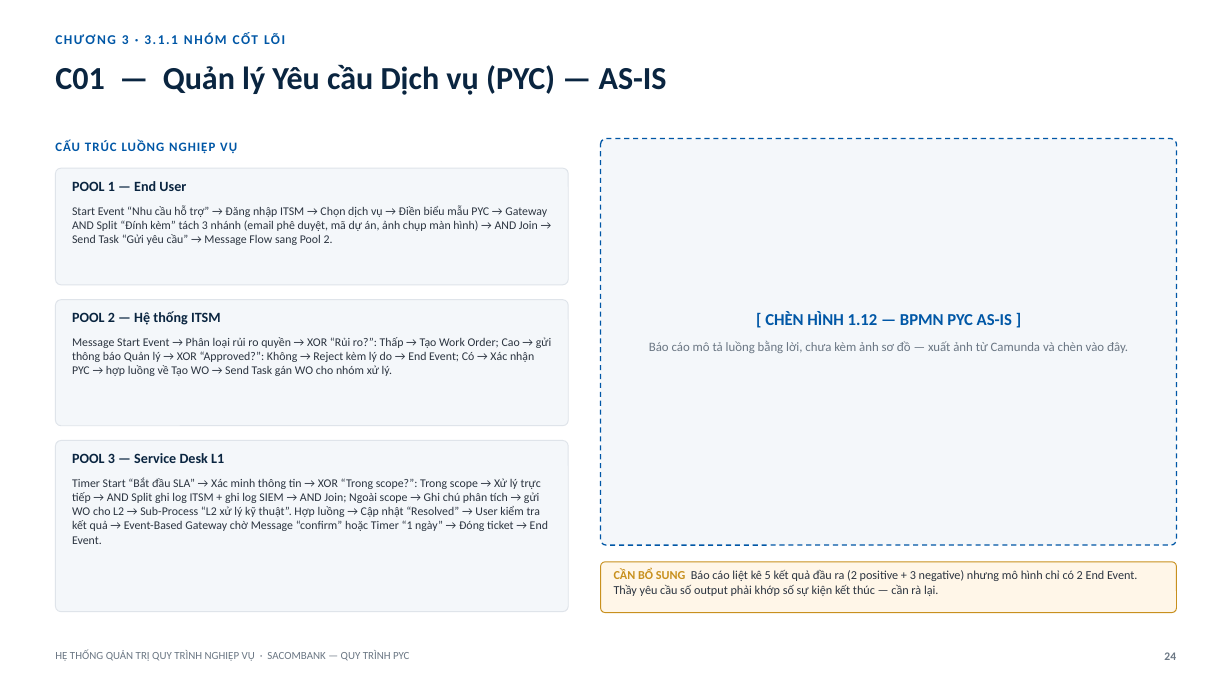
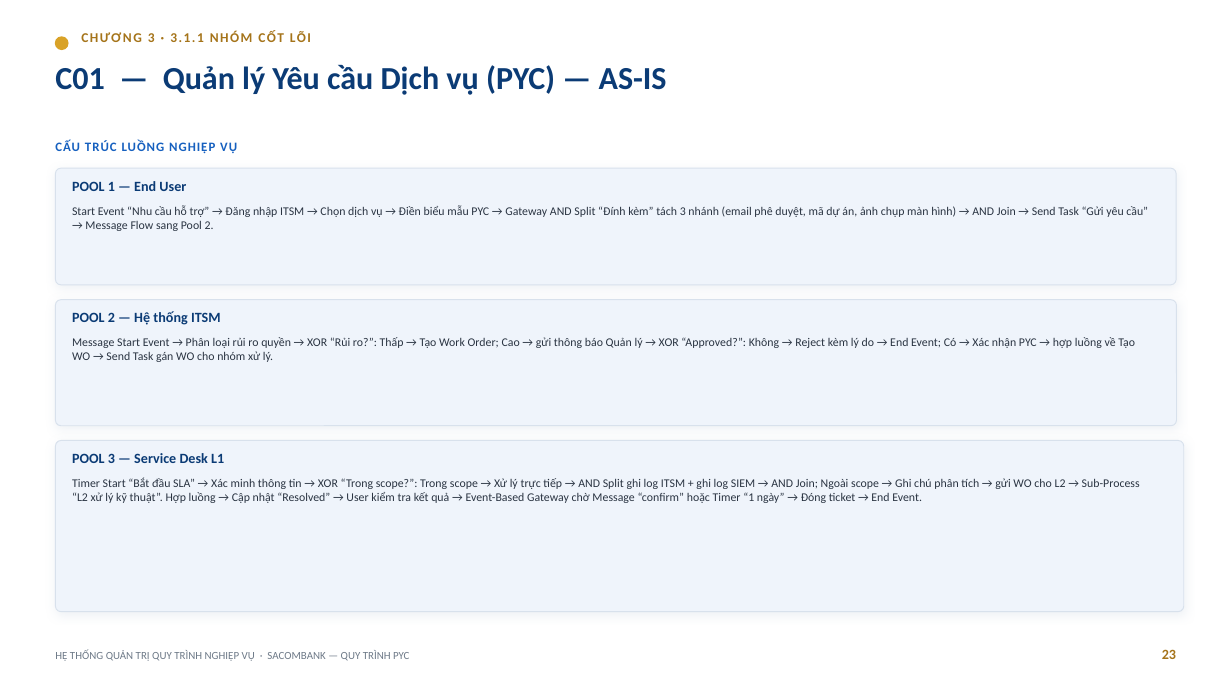
Before and after one commit to trilm83/SACOMBANK, a slide deck: slide 23 of BaoCao_PYC_Sacombank.pptx (slide 24 before the commit). Drawn at 1232x693 pixels with LibreOffice and Linux fonts; fonts in the diff are those of the drawing. Boxes give left, top, right and bottom in pixels: in the first picture for what was removed or moved away, otherwise in the second. Text is boxed around its words. In the diff, an @@ line names an element or a change of style, - is before the commit and + after.

```diff
--- a/BaoCao_PYC_Sacombank.pptx
+++ b/BaoCao_PYC_Sacombank.pptx
@@ ellipse added at [55, 37, 68, 50], fill #D9A227, outline #D9A227 1 pt @@
@@ text "CHƯƠNG 3 · 3.1.1 NHÓM ...": place and size @@
-text "CHƯƠNG 3 · 3.1.1 NHÓM ..." at [122, 35, 178, 44]
+text "CHƯƠNG 3 · 3.1.1 NHÓM ..." at [148, 33, 204, 42]
@@ text "CHƯƠNG 3 · 3.1.1 NHÓM ..." at [148, 33, 204, 42]: text colour #0057A6 to #A5741A @@
@@ text "CẤU TRÚC LUỒNG NGHIỆP VỤ" at [55, 140, 237, 154]: text colour #0057A6 to #1660BF @@
@@ rounded rectangle removed at [601, 139, 1177, 545] @@
@@ rounded rectangle removed at [55, 168, 568, 285] @@
@@ rounded rectangle added at [55, 168, 1177, 285], fill #EFF4FB, outline #D8E1EC 0.75 pt @@
@@ text colour #2B3440 to #2A3442 in 3 elements at [72, 337, 1135, 362], [72, 477, 1140, 503], [72, 205, 1148, 231] @@
@@ rounded rectangle removed at [55, 299, 568, 425] @@
@@ rounded rectangle added at [55, 299, 1177, 425], fill #EFF4FB, outline #D8E1EC 0.75 pt @@
@@ text removed at [765, 312, 1012, 325] @@
-[ CHÈN HÌNH 1.12 — BPMN PYC AS-IS ]
@@ text removed at [649, 341, 1128, 353] @@
-Báo cáo mô tả luồng bằng lời, chưa kèm ảnh sơ đồ — xuất ảnh từ Camunda và chèn vào đây.
@@ rounded rectangle removed at [55, 441, 568, 612] @@
@@ rounded rectangle added at [55, 441, 1184, 612], fill #EFF4FB, outline #D8E1EC 0.75 pt @@
@@ text colour #0A2540 to #0B3B75 in 4 elements at [55, 64, 667, 95], [72, 181, 186, 191], [72, 311, 221, 325], [72, 453, 224, 463] @@
@@ rounded rectangle removed at [601, 562, 1177, 613] @@
@@ text removed at [614, 569, 1137, 596] @@
-CẦN BỔ SUNG Báo cáo liệt kê 5 kết quả đầu ra (2 positive + 3 negative) nhưng mô hình chỉ có 2 End Event. Thầy yêu cầu số output phải khớp số sự kiện kết thúc — cần rà lại.
@@ text added at [1162, 649, 1176, 659], 11 pt, text #A5741A, bold @@
+23
@@ text removed at [1164, 652, 1176, 660] @@
-24
```
Also in this commit, not shown: 42 other slides changed, 12 slides added, 4 slides removed.
